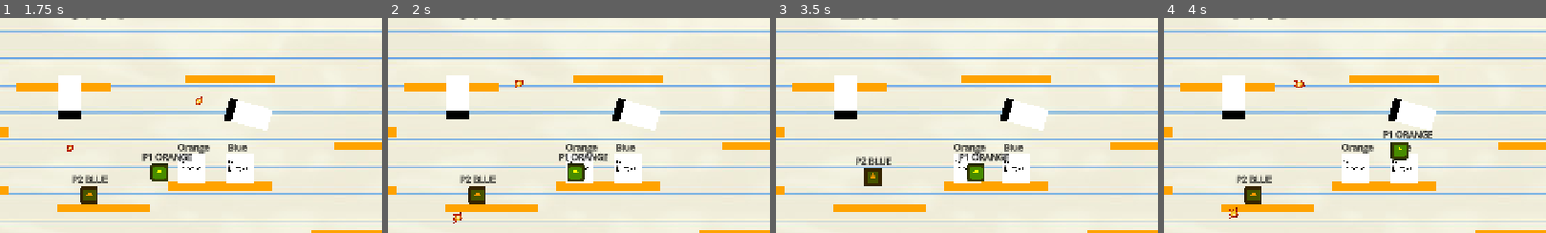
Above: before the commit, frames 1-4 (left to right).
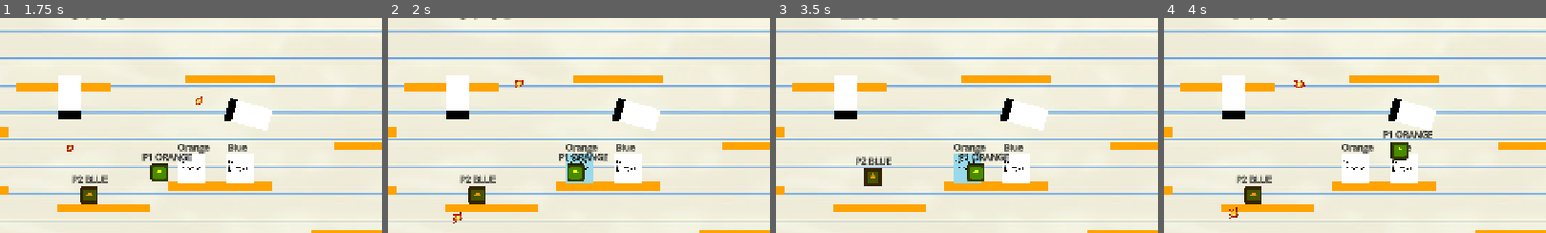
Above: after the commit, the same moments.

Repository: SiwenJadenLong/Co-Sketch
Game: Godot game, scene res://scenes/Gameplay/Main.tscn
The game is run twice, just before and just after one commit, with the same random seed, the same clock (stepped at 60 frames per second) and the same inputs. The engine's default icon, where the game draws it, is replaced by a stand-in: a white triangle on a blue panel in a dark square.
Inputs (mouse positions are % of the whole screen's width and height, from its top left):
- Up to frame 1 (1.75 s): click "Start" at 0.5 s; move the mouse to (72, 45) at 1.27 s; hold D (p1_right) from 1.28 s (still down); tap Left (p2_left) at 1.35 s; tap W (p1_up) at 1.52 s
- Up to frame 2 (2 s): keep holding D (p1_right)
- Up to frame 3 (3.5 s): move the mouse to (30, 55) at 2.02 s; tap Right (p2_right) at 2.1 s; tap W (p1_up) at 2.27 s; move the mouse to (60, 28) at 2.77 s; release D (p1_right) at 2.78 s; hold A (p1_left) from 2.78 s (still down); hold Up (p2_up) from 2.78 s (still down)
- Up to frame 4 (4 s): move the mouse to (45, 70) at 3.52 s; release A (p1_left) at 3.53 s; release Up (p2_up) at 3.53 s; hold D (p1_right) from 3.53 s (still down); tap Left (p2_left) at 3.6 s; tap W (p1_up) at 3.77 s
The pictures show only the part of the screen within x 37-87%, y 9-59%; the shares and areas given below are measured in that part.

Frame 1 is identical in both runs. In frame 2, 0.6% of the frame differs, in the area x 46-54%, y 63-77%; in frame 3, 0.7%; in frame 4, nothing differs.

Commit message:
bug fixes with door and renaming

Diff:
--- a/Scripts/door.gd
+++ b/Scripts/door.gd
@@ -13,7 +13,7 @@
 	$Label.text = correctPlayer;
 
 
-func _on_body_shape_entered(body_rid, body, body_shape_index, local_shape_index):
+func _on_body_shape_entered(_body_rid, body, _body_shape_index, _local_shape_index):
 	if body.is_in_group("Player") and body.playerColor == correctPlayer and winCondition:
 		$Sprite2D.texture = openDoor;
 		playerInDoor = true;
--- a/Scripts/map.gd
+++ b/Scripts/map.gd
@@ -1,10 +1,8 @@
 extends Node2D;
 
 var winCondition : bool;
-@onready var objects := $objects;
-@onready var players := $players;
-@onready var allobjects : Array[Node] = $players.get_children()
-@onready var allplayers : Array[Node] = $objects.get_children()
+@onready var allObjects : Array[Node] = $objects.get_children()
+@onready var allPlayers : Array[Node] = $players.get_children()
 signal doorOpened;
 
 #Freeze Objects
@@ -16,18 +14,18 @@
 	#dooropened.connect(win)
 #	Placeholder always win
 #	TODO make win condition with coins or smth
-	for x in allobjects:
+	for x in allObjects:
 		if x is door:
-			x.win_condition = true;
+			x.winCondition = true;
 
-func level_win_check():
-	var level_win := true
-	for object in allobjects:
+func levelWin_check():
+	var levelWin := true
+	for object in allObjects:
 		if object is door:
 			if !object.opendoor:
-				level_win = false;
-	return level_win;
+				levelWin = false;
+	return levelWin;
 
 #func win():
-	#if level_win_check():
+	#if levelWin_check():
 		#
--- a/Scripts/stopWatch.gd
+++ b/Scripts/stopWatch.gd
@@ -17,7 +17,7 @@
 func playerdeath():
 	resettime();
 
-func levelchanged(levelname : String):
+func levelchanged(_levelname : String):
 	resettime();
 
 func resettime():
--- a/Scripts/winScreentimer.gd
+++ b/Scripts/winScreentimer.gd
@@ -17,7 +17,7 @@
 func playerdeath():
 	resettime();
 
-func levelchanged(levelname : String):
+func levelchanged(_levelname : String):
 	resettime();
 
 func resettime():
